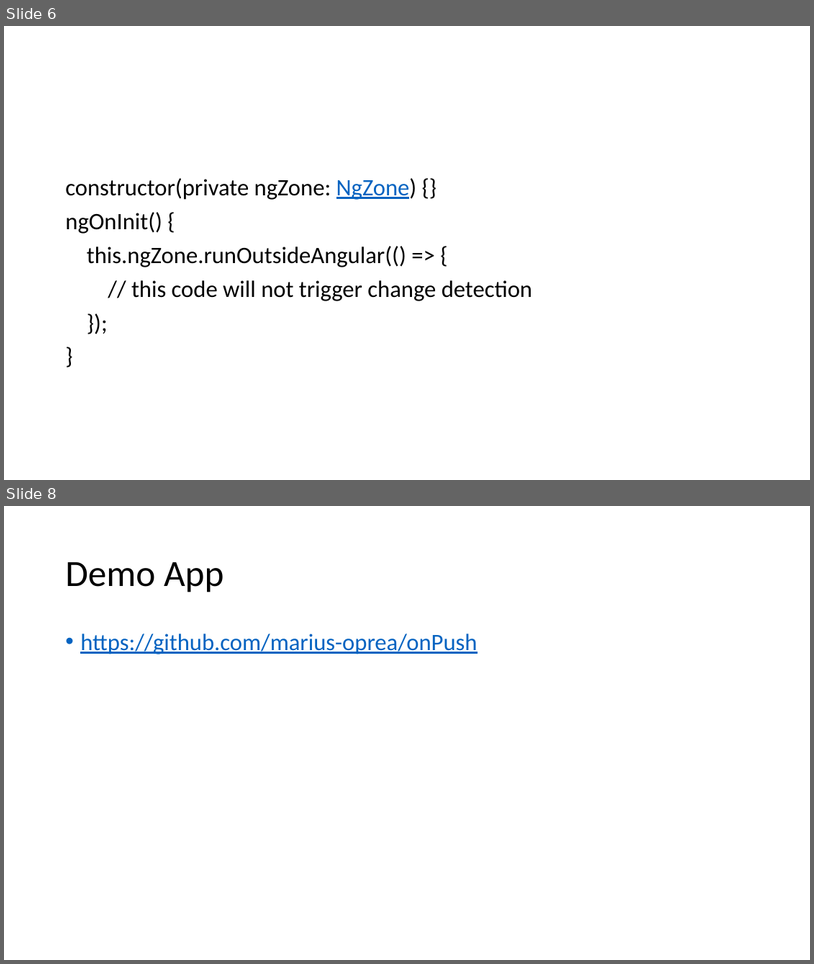
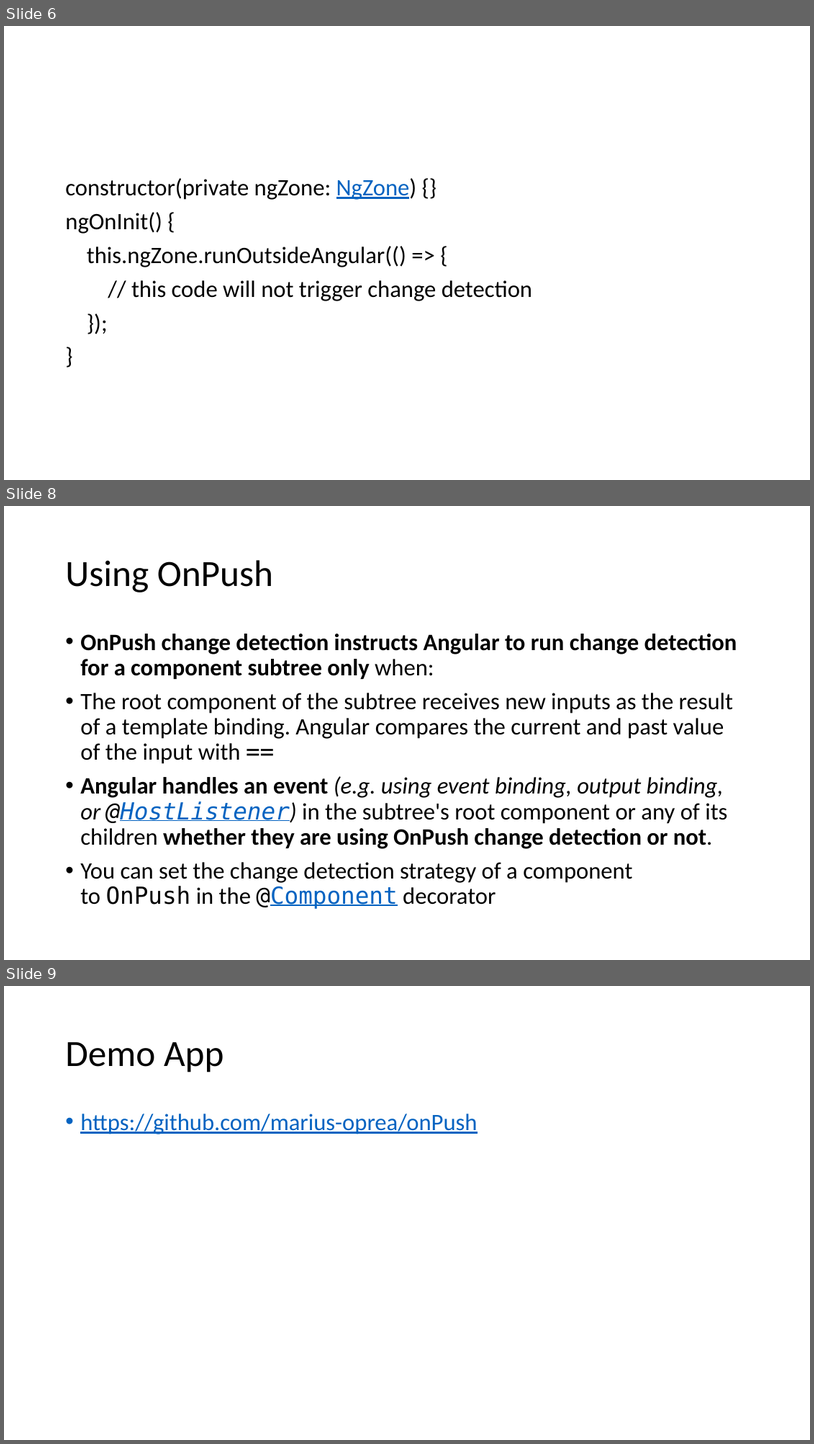
Before and after one commit to marius-oprea/onPush, a slide deck: presentation/Presentation.pptx. Shown one above the other, each under a label of ours: slides 6 and 8 before the commit, slides 6, 8 and 9 after it; the slides between them are not shown. The pictures are 814x964 and 814x1444 pixels, drawn with LibreOffice and Linux fonts; fonts in the diff are those of the drawing. Boxes give left, top, right and bottom in pixels: in the first picture for what was removed or moved away, otherwise in the second. Text is boxed around its words. In the diff, an @@ line names an element or a change of style, - is before the commit and + after.

```diff
--- a/presentation/Presentation.pptx
+++ b/presentation/Presentation.pptx
@@ slide 8 added at [4,506,810,960], background #FFFFFF @@
@@ title added at [65,560,273,592], 44 pt, text #000000 @@
+Using OnPush
@@ text added at [80,633,738,908], 28 pt, text #000000 @@
+• OnPush change detection instructs Angular to run change detection for a component subtree only when:
+• The root component of the subtree receives new inputs as the result of a template binding. Angular compares the current and past value of the input with ==
+• Angular handles an event (e.g. using event binding, output binding, or @HostListener) in the subtree's root component or any of its children whether they are using OnPush change detection or not.
+• You can set the change detection strategy of a component to OnPush in the @Component decorator
@@ what was slide 8 is now slide 9 @@
```
Also in this commit, not shown: 3 slides changed, 3 other files.
